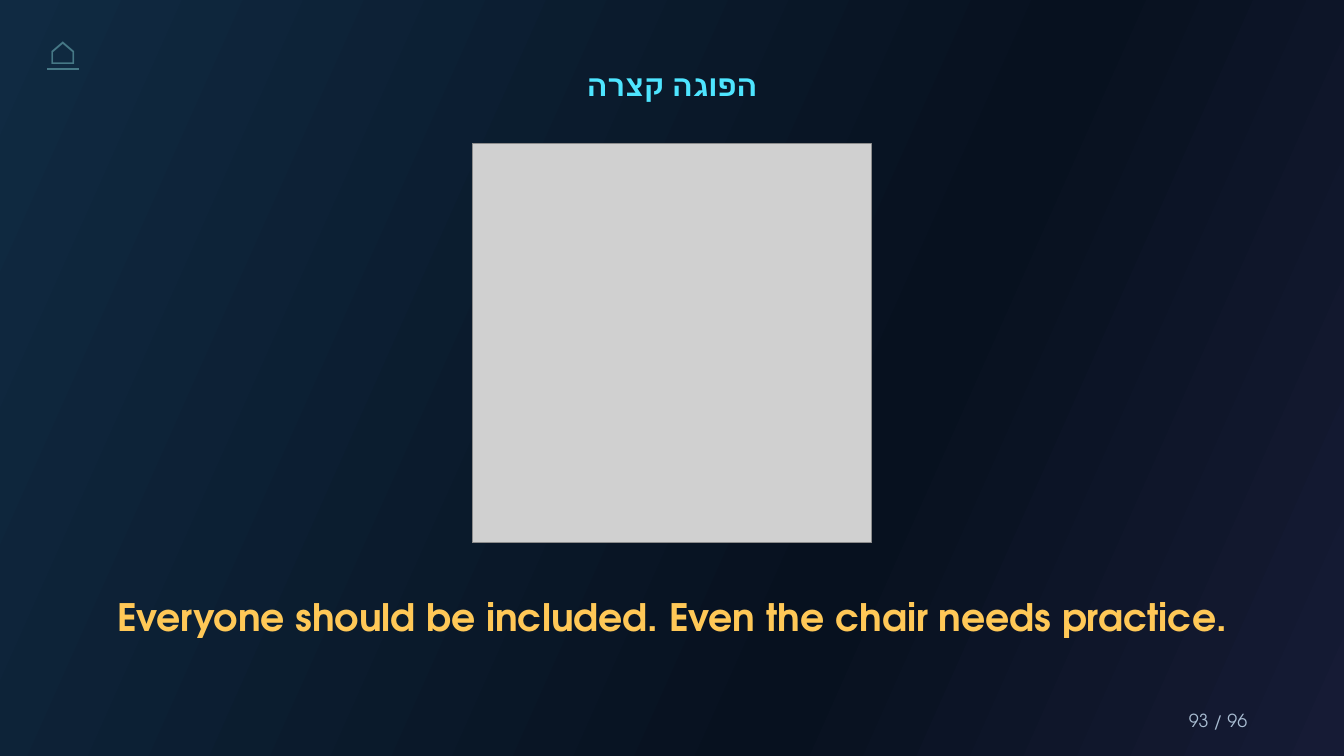
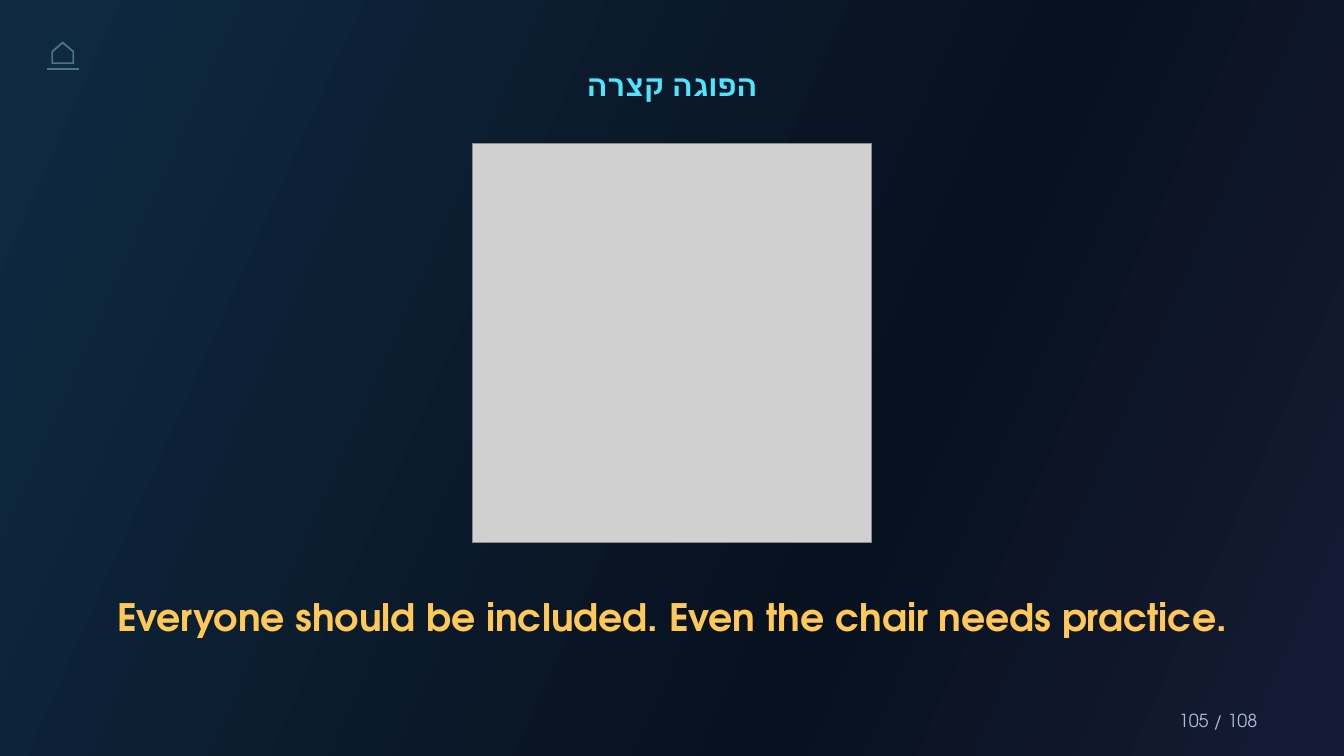
Before and after one commit to Simonh68/teachers, a slide deck: slide 105 of grade11/grammar-in-an-essay/files/grammar-in-an-essay.pptx (slide 93 before the commit). Drawn at 1344x756 pixels with LibreOffice and Linux fonts; fonts in the diff are those of the drawing; grey boxes stand for pictures. Boxes give left, top, right and bottom in pixels: in the first picture for what was removed or moved away, otherwise in the second. Text is boxed around its words. In the diff, an @@ line names an element or a change of style, - is before the commit and + after.

```diff
--- a/grade11/grammar-in-an-essay/files/grammar-in-an-essay.pptx
+++ b/grade11/grammar-in-an-essay/files/grammar-in-an-essay.pptx
@@ text at [1179,713,1258,727]: text changed @@
-93 / 96
+105 / 108
```
Also in this commit, not shown: 79 other slides changed, 28 slides added, 16 slides removed, 7 other files.
